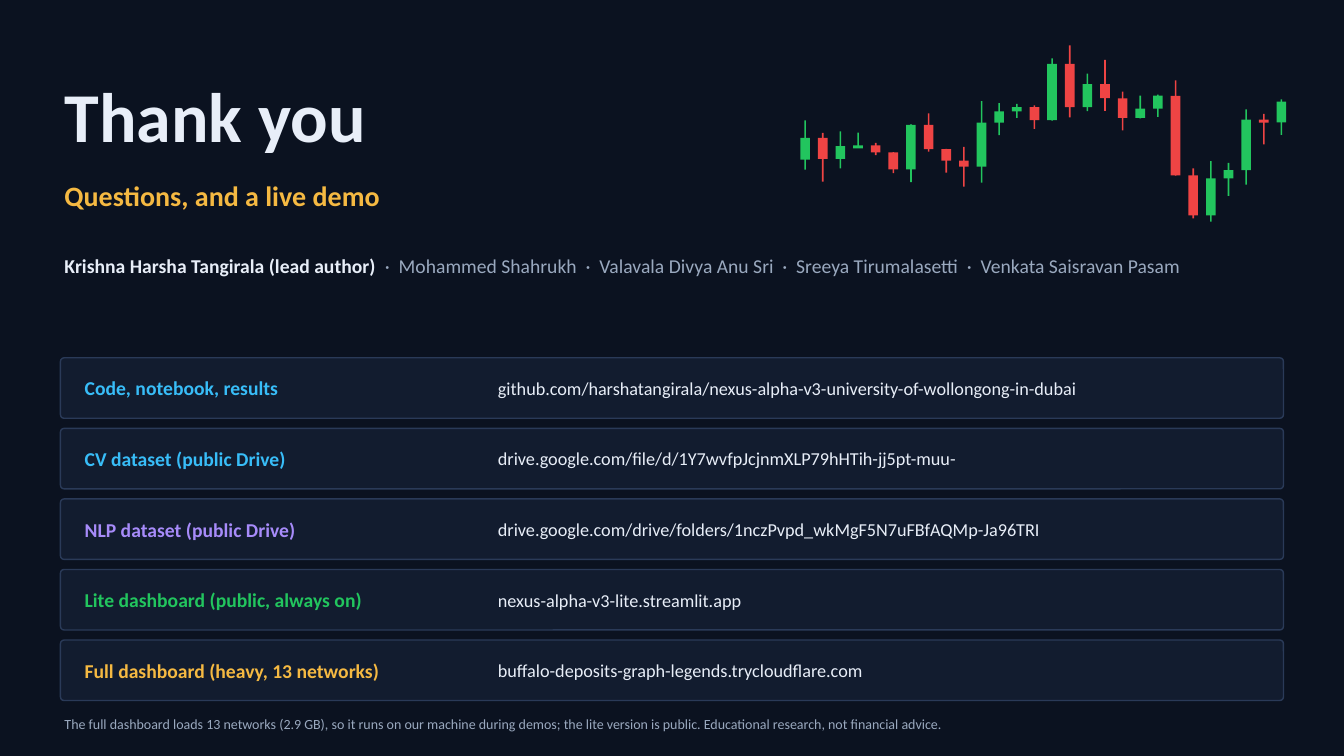
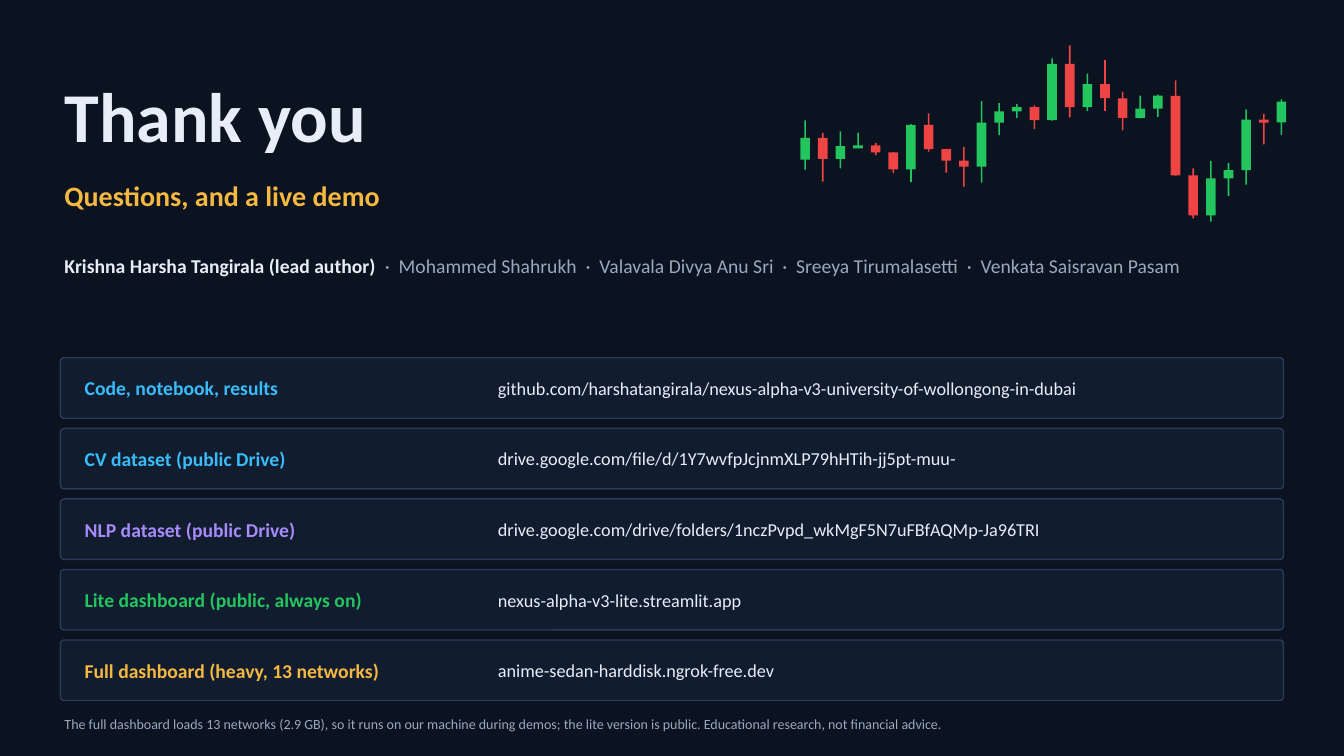
Before and after one commit to harshatangirala/nexus-alpha-v3-university-of-wollongong-in-dubai, a slide deck: slide 35 of deliverables/presentation/NEXUS_Alpha_v3_Presentation.pptx. Drawn at 1344x756 pixels with LibreOffice and Linux fonts; fonts in the diff are those of the drawing. Boxes give left, top, right and bottom in pixels: in the first picture for what was removed or moved away, otherwise in the second. Text is boxed around its words. In the diff, an @@ line names an element or a change of style, - is before the commit and + after.

```diff
--- a/deliverables/presentation/NEXUS_Alpha_v3_Presentation.pptx
+++ b/deliverables/presentation/NEXUS_Alpha_v3_Presentation.pptx
@@ text at [498,664,774,680]: text changed @@
-buffalo-deposits-graph-legends.trycloudflare.com
+anime-sedan-harddisk.ngrok-free.dev
```
Also in this commit, not shown: 11 other files.
